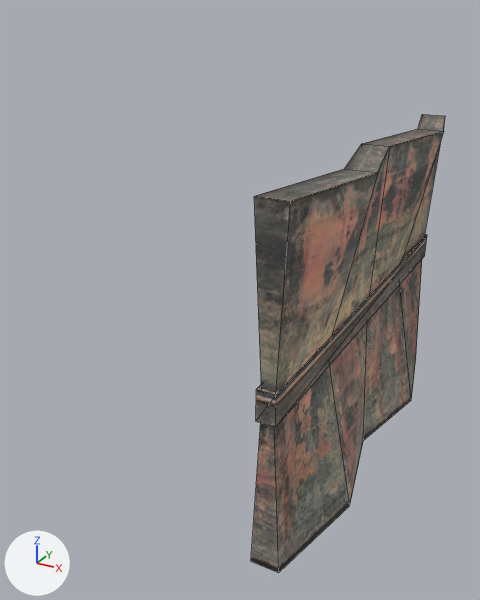
What one commit did to the FBX model Assets/Models/wall_I.FBX.
One viewpoint serves both versions: a camera (50 mm lens) standing at (0.774, -1.351, 1.004) and looking at (0.073, -0.077, 0.367). The lights are fixed; the arrows at lower left show +X, +Y and +Z. Mesh edges are drawn as thin lines. Where no turn or scale is listed for an object, it has been applied to the vertices.

In view in the first picture: 'Box002', 'wall_base'.
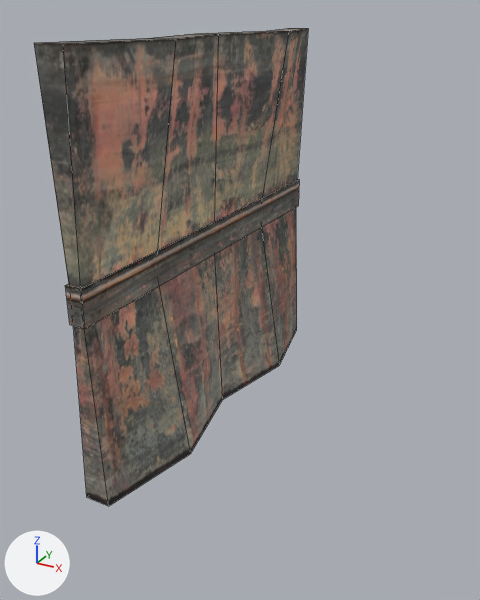
Commit message: fixing walls + font

ob_wall_i is not drawn itself; it is the parent of ob_untitled, ob_wall_base.

Where the newer file only moved an object's origin or applied its transform, the numbers keep the older frame.

Changed parts and their boxes [x1, y1, x2, y2] in the pictures (480 x 600 px):
'wall_base', moved, rescaled (41% wider)
    before: [251, 114, 445, 573]
    after: [34, 28, 308, 506]
'Box002', reshaped (37% wider, 22% shorter)
    before: [256, 234, 427, 427]
    after: [65, 179, 299, 329]
part 1 of me_mesh, deleted
    before: [256, 234, 427, 427]
part 2 of me_mesh, added
    after: [65, 179, 299, 329]

What changed in the scene script:
```text
Change me_mesh:
    used by ob_box002; location = (0.34, 0.029, 0.337)
    verts and faces of me_mesh; kept vertices keep their numbers, new ones are numbered from 8
    before: 0 (-0.019, -0.499, 0.0) at pixel (255, 421), 1 (0.019, -0.499, 0.0) at pixel (275, 427), 2 (-0.019, 0.499, 0.0), 3 (0.019, 0.499, 0.0) at pixel (424, 255), 4 (-0.019, -0.499, 0.065) at pixel (256, 389)
    before: 5 (0.019, -0.499, 0.065) at pixel (276, 395), 6 (-0.019, 0.499, 0.065), 7 (0.019, 0.499, 0.065) at pixel (427, 234)
    remove me_mesh.from_pydata(...)  # 8 vertices, 12 faces; spans x -0.019..0.019, y -0.499..0.499, z 0.0..0.065
    add me_mesh.from_pydata(...)  # 8 vertices, 6 faces; spans x -0.431..-0.391, y -0.506..0.501, z 0.096..0.18
    me_mesh part 1
    add delete_vertices([*range(0, 8)])  # with the faces that use them
    me_mesh part 2
    add verts[8] = (-0.431, -0.506, 0.096)  # pixel (69, 324)
    add verts[9] = (-0.431, 0.501, 0.096)
    add verts[10] = (-0.431, -0.506, 0.18)  # pixel (65, 285)
    add verts[11] = (-0.431, 0.501, 0.18)
    add for new, old in zip([*range(12, 16)], [*range(8, 12)]): verts[new] = verts[old] + (0.04, 0.0, 0.0)
    add faces += [(8, 9, 13, 12), (10, 14, 15, 11), (8, 12, 14, 10), (12, 13, 15, 14), (9, 11, 15, 13), (8, 10, 11, 9)]
Change ob_wall_base:
    ob_wall_base.location: (-2.201, 0.0, 0.0) -> (0.00285, 0.0, 0.0)
Change ob_wall_i:
    ob_wall_i.location: (0.367, 0.0287, 0.000526) -> (-0.0704, 0.0248, 0.0)
    ob_wall_i.scale: (0.0123, 0.0123, 0.0123) -> (0.0126, 0.0158, 0.0126)
```
